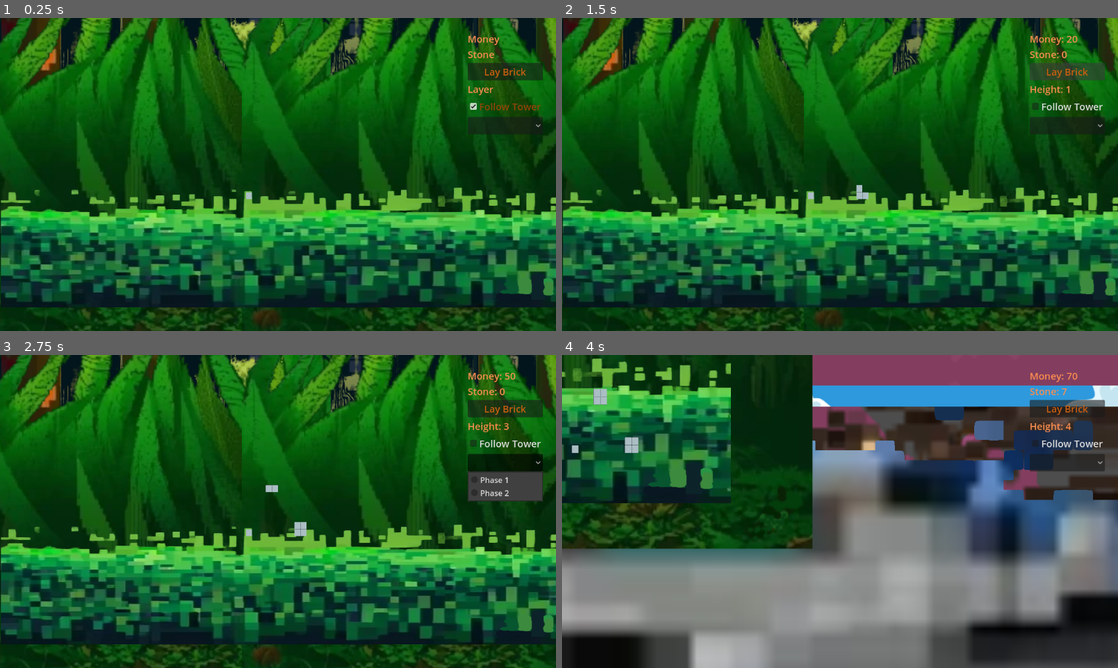
Above: before the commit, frames 1-4 (two rows, left to right).
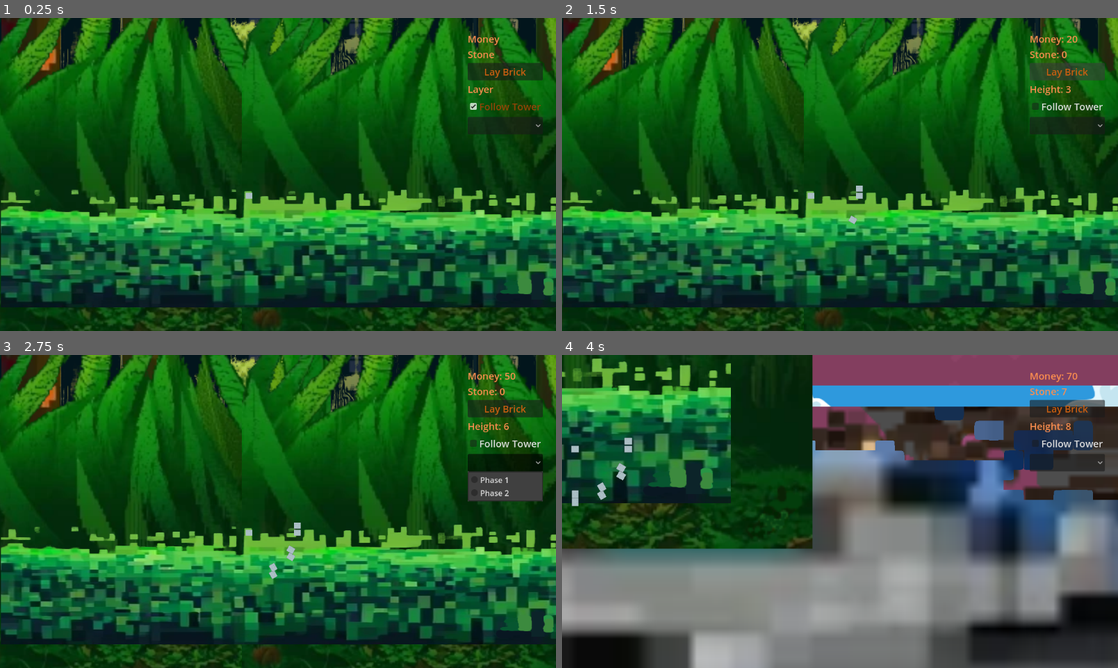
Above: after the commit, the same moments.

Repository: super-Colin/tower-builder
Game: Godot game, scene res://game.tscn
Same seed, same stepped clock (60 frames per second), same inputs: the game is played once before the commit and once after it.
Inputs (mouse positions are in pixels of both pictures, inside the frame that each line leads up to):
- Up to frame 1 (0.25 s): no input
- Up to frame 2 (1.5 s): click "Follow Tower" at 0.5 s; click "Lay Brick" at 1.25 s
- Up to frame 3 (2.75 s): click (505, 461) at 2 s
- Up to frame 4 (4 s): move the mouse to (962, 495) at 2.77 s; hold Right (ui_right) 2.78-3.53 s; hold Mouse wheel down (scroll_down) 2.78-3.53 s; click (962, 495) at 2.92 s; move the mouse to (728, 527) at 3.52 s; hold Down (ui_down) from 3.53 s (still down); tap Mouse wheel up (scroll_up) at 3.6 s

The runs differ from the first frame. In frame 1, less than 0.1% of the frame differs, in the area x 44-46%, y 55-58%; in frame 2, 0.1%; in frame 3, 0.2%; in frame 4, 0.4%, in the area x 1-92%, y 10-49%.

Commit message:
fixed sprite rotation bugs in round tower

Diff:
--- a/MainCamera.gd
+++ b/MainCamera.gd
@@ -62,7 +62,7 @@
 
 
 func _toggleFollowTower():
-	print("toggle follow tower")
+	#print("toggle follow tower")
 	followTower = not followTower
 
 
@@ -71,7 +71,7 @@
 func _set_zoom_level(value: float):
 	# We limit the value between `min_zoom` and `max_zoom`
 	_zoom_level = clamp(value, min_zoom, max_zoom)
-	print("zooming to ", _zoom_level)
+	#print("zooming to ", _zoom_level)
 	# Then, we ask the tween node to animate the camera's `zoom` property from its current value
 	# to the target zoom level.
 	#tween.interpolate_property(
--- a/Tower Round.gd
+++ b/Tower Round.gd
@@ -1,5 +1,5 @@
 extends Node2D
-var widthInBricksPerLayer = 2
+var widthInBricksPerLayer = 1
 var heightInBricksPerTower = 2
 
 var currentTowerWidthInBricks = 0
@@ -14,16 +14,14 @@
 @onready var brickPixelWidth = $StoneBrick.texture.get_width()
 @onready var brickPixelHeight = $StoneBrick.texture.get_height()
 @onready var brickStartingScale = $StoneBrick.scale
+@onready var brickStartingAngle = rad_to_deg($StoneBrick.rotation)
 @onready var currentScale = brickStartingScale
 
 
 func _ready():
 	Events.addBrick.connect(addBrick)
+	$Area2D/CollisionShape2D.shape.radius = radius
 
-
-
-func _process(delta):
-	pass
 
 
 
@@ -31,14 +29,16 @@
 	var newBrick = $StoneBrick.duplicate()
 	var brickAngle = getLayerAngle()
 	var layerCenterPoint = getCenterOfLayerOnCircle()
-	var layerPixelWidth = widthInBricksPerLayer * brickPixelWidth
-	var positionInLayer = currentTowerWidthInBricks / widthInBricksPerLayer
-	print("positionInLayer offset ", positionInLayer , " ", currentTowerWidthInBricks , " ", widthInBricksPerLayer)
+	var layerPixelWidth = float(widthInBricksPerLayer * brickPixelWidth * currentScale.x)
+	var positionInLayer = float(currentTowerWidthInBricks) / float(widthInBricksPerLayer)
+	print("positionInLayer offset ", positionInLayer , " ", currentTowerWidthInBricks , " ", widthInBricksPerLayer, " ", (layerPixelWidth * positionInLayer) )
+	print(brickAngle)
+	newBrick.position.x  = layerCenterPoint.x + (layerPixelWidth * positionInLayer)
+	newBrick.position.y = layerCenterPoint.y + (currentTowerLayerHeight * brickPixelHeight * currentScale.y) * -1
+	newBrick.rotation = deg_to_rad(brickAngle + brickStartingAngle)
+	print("rotation set at ", newBrick.rotation)
+
 	newBrick.visible = true
-	#newBrick.position.x  = layerCenterPoint.x - (layerPixelWidth/2) + (brickPixelWidth * positionInLayer * currentScale.x)
-	newBrick.position.x  = layerCenterPoint.x + (brickPixelWidth * currentTowerWidthInBricks * currentScale.x)
-	newBrick.position.y = layerCenterPoint.y + (currentTowerLayerHeight * brickPixelHeight * currentScale.y) * -1
-	#newBrick.position.y =  -100
 	$'.'.add_child(newBrick)
 	currentTowerWidthInBricks += 1
 	# if the layer is finished currentScale.x
@@ -48,17 +48,17 @@
 		currentTowerLayerHeight += 1
 		Events.addTowerHeight.emit(1)
 		if currentTowerLayerHeight == heightInBricksPerTower:
-			print("increasing current tower")
+			#print("increasing current tower")
 			currentTowerLayerHeight = 0
 			currentTower += 1
 
 
 
 func getLayerAngle():
-	if currentTower == 0:
-		return 0
-	#print("angle is: ", currentTower * 20)
-	return currentTower * 20
+	var angle = (currentTower * 30) % 360
+	print("angle is: ", angle)
+	#return ((currentTower * 20) + 90) % 360
+	return angle
 
 
 func getCenterOfLayerOnCircle():
@@ -68,8 +68,8 @@
 		#centerOfLayerOnCircle.y = -sin(radius)
 		#currentTowerAngle = centerOfLayerOnCircle
 	var angle = getLayerAngle()
-	centerOfLayerOnCircle.x = cos(angle) * radius
-	centerOfLayerOnCircle.y = -sin(angle) * radius
+	centerOfLayerOnCircle.x = cos(deg_to_rad(angle)) * radius
+	centerOfLayerOnCircle.y = sin(deg_to_rad(angle)) * radius
 	print("getCenterOfLayerOnCircle: ", centerOfLayerOnCircle)
 	return centerOfLayerOnCircle
 
--- a/tower_round.tscn
+++ b/tower_round.tscn
@@ -1,11 +1,20 @@
-[gd_scene load_steps=3 format=3 uid="uid://dcob7dvlb4ass"]
+[gd_scene load_steps=4 format=3 uid="uid://dcob7dvlb4ass"]
 
 [ext_resource type="Script" path="res://Tower Round.gd" id="1_uaowk"]
 [ext_resource type="Texture2D" uid="uid://gx7l2yeq1lft" path="res://stoneBrick.png" id="2_c8mpe"]
+
+[sub_resource type="CircleShape2D" id="CircleShape2D_6ty7k"]
+radius = 86.6487
 
 [node name="Tower Round" type="Node2D"]
 script = ExtResource("1_uaowk")
 
 [node name="StoneBrick" type="Sprite2D" parent="."]
+rotation = 1.5708
 scale = Vector2(0.2, 0.2)
 texture = ExtResource("2_c8mpe")
+
+[node name="Area2D" type="Area2D" parent="."]
+
+[node name="CollisionShape2D" type="CollisionShape2D" parent="Area2D"]
+shape = SubResource("CircleShape2D_6ty7k")
